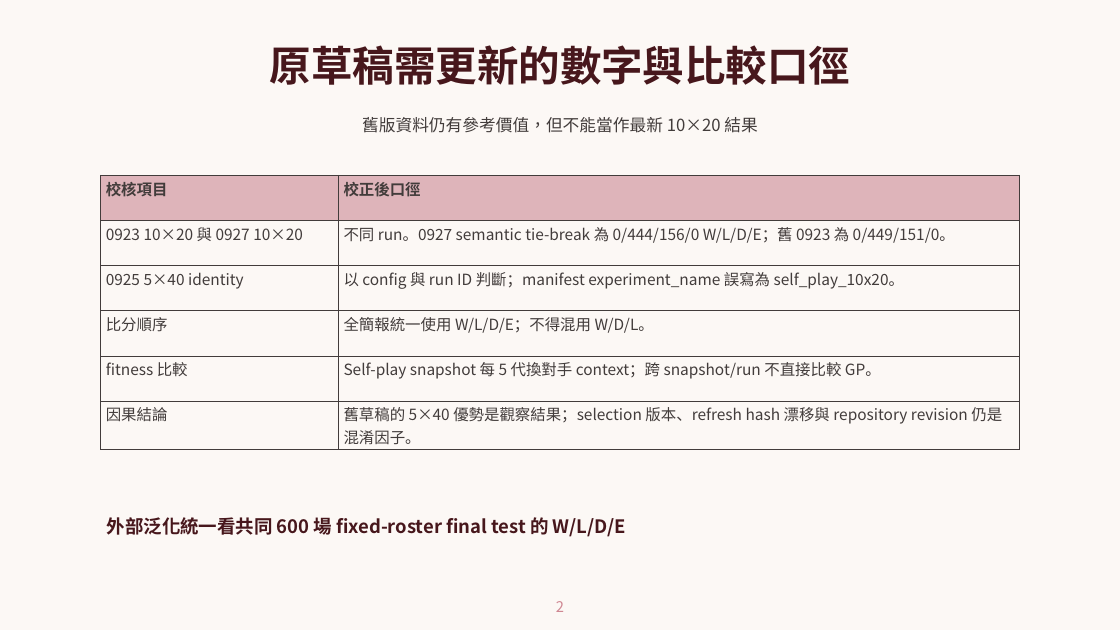
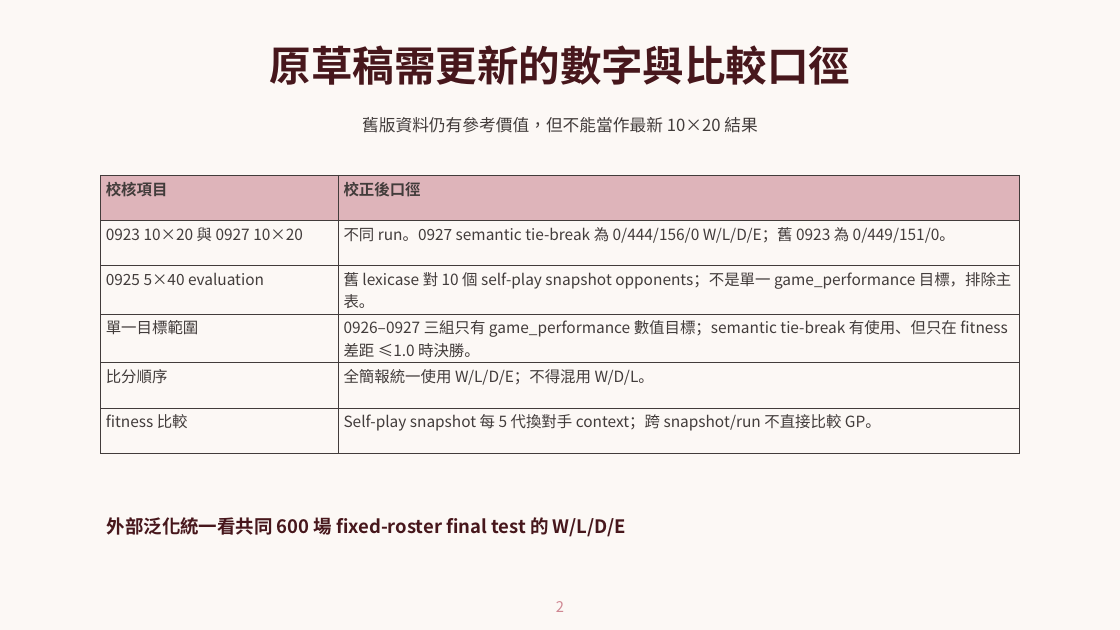
Before and after one commit to sophie8909/EAGLE, a slide deck: slide 2 of Meeting/20261001_self_play/20261001_verified.pptx. Drawn at 1120x630 pixels with LibreOffice and Linux fonts; fonts in the diff are those of the drawing; background and template pictures are left out. Boxes give left, top, right and bottom in pixels: in the first picture for what was removed or moved away, otherwise in the second. Text is boxed around its words. In the diff, an @@ line names an element or a change of style, - is before the commit and + after.

Commit message:
docs: refine single-objective experiment comparisons

```diff
--- a/Meeting/20261001_self_play/20261001_verified.pptx
+++ b/Meeting/20261001_self_play/20261001_verified.pptx
@@ table at [100,175,1020,446] @@
-row 3: 0925 5×40 identity | 以 config 與 run ID 判斷；manifest experiment_name 誤寫為 self_play_10x20。
+row 3: 0925 5×40 evaluation | 舊 lexicase 對 10 個 self-play snapshot opponents；不是單一 game_performance 目標，排除主表。
+row 4: 單一目標範圍 | 0926–0927 三組只有 game_performance 數值目標；semantic tie-break 有使用、但只在 fitness 差距 ≤1.0 時決勝。
-row 6: 因果結論 | 舊草稿的 5×40 優勢是觀察結果；selection 版本、refresh hash 漂移與 repository revision 仍是混淆因子。
```
Also in this commit, not shown: 9 other slides changed, 3 other files.
